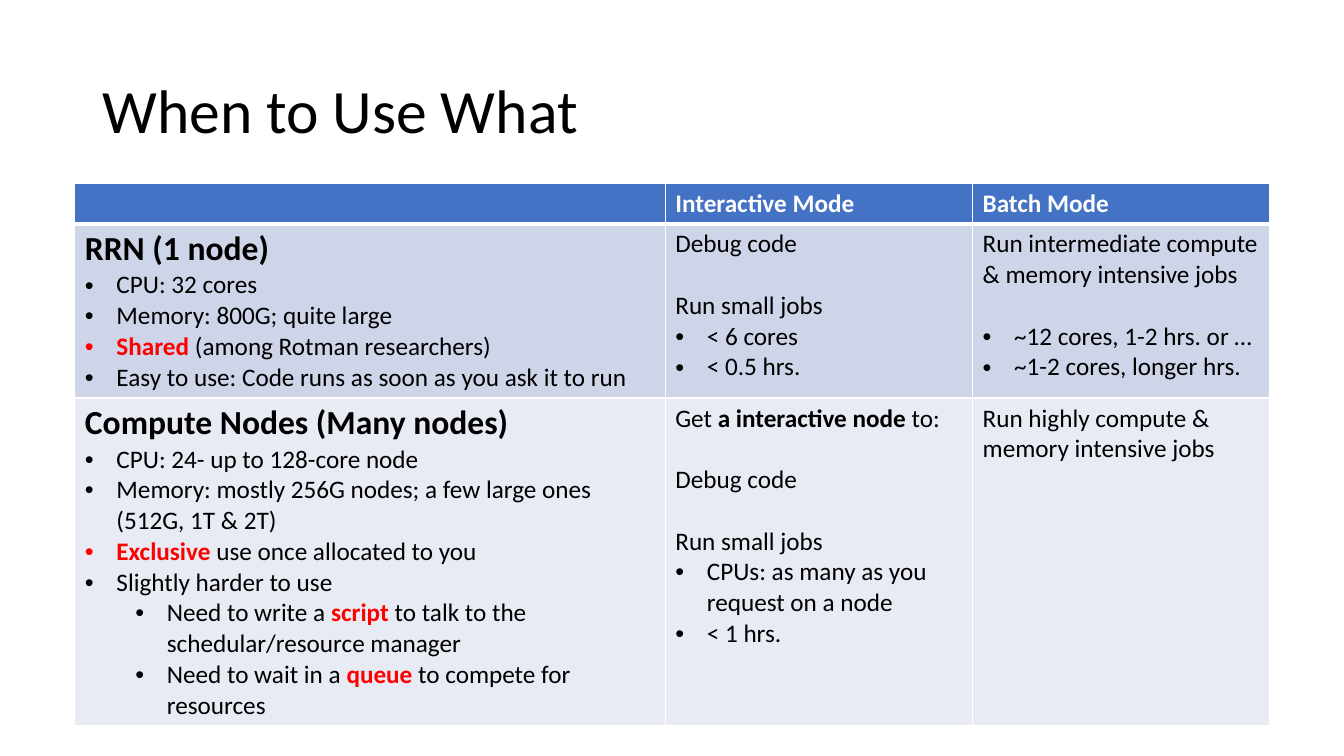
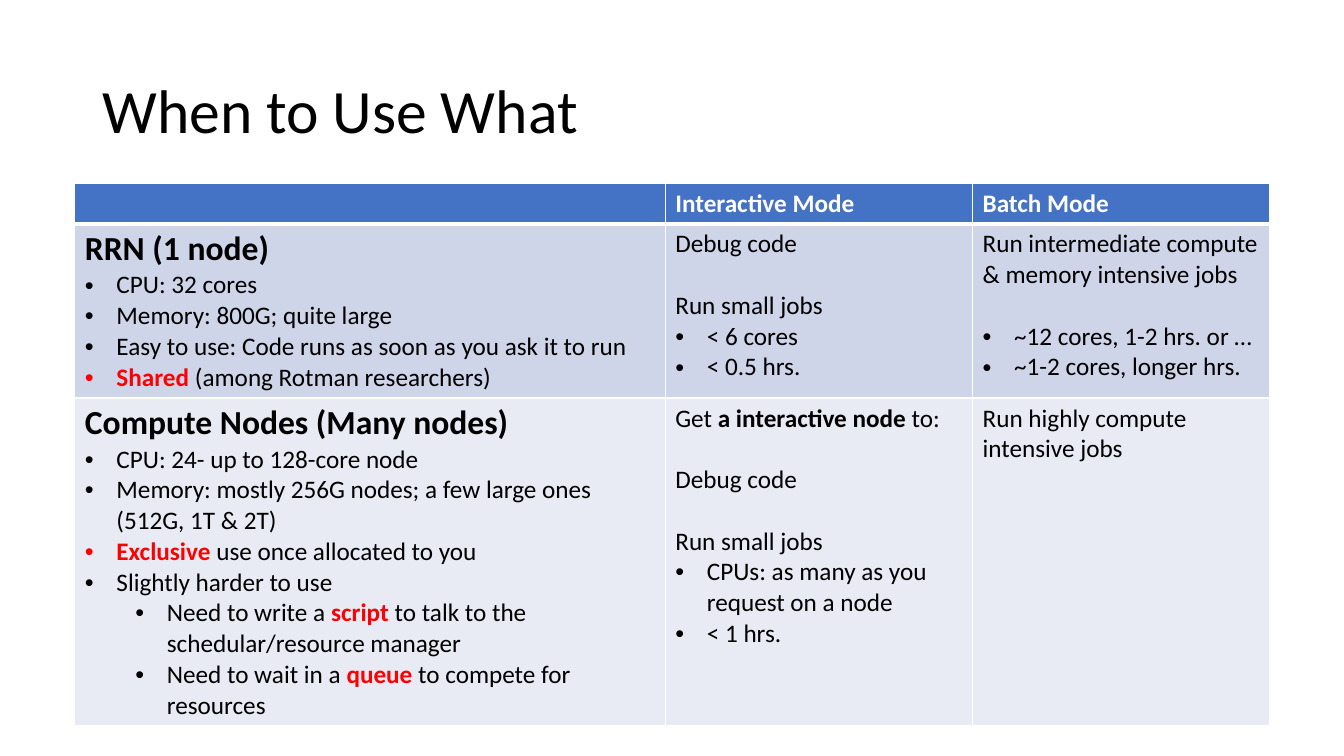
Before and after one commit to tdmdal/rrn-workshop, a slide deck: slide 25 of rrn_intro.pptx. Drawn at 1344x756 pixels with LibreOffice and Linux fonts; fonts in the diff are those of the drawing. Boxes give left, top, right and bottom in pixels: in the first picture for what was removed or moved away, otherwise in the second. Text is boxed around its words. In the diff, an @@ line names an element or a change of style, - is before the commit and + after.

```diff
--- a/rrn_intro.pptx
+++ b/rrn_intro.pptx
@@ table at <box>75,184,1270,719</box> @@
-row 2, column 1: RRN (1 node) / CPU: 32 cores / Memory: 800G; quite large / Shared (among Rotman researchers) / Easy to use: Code runs as soon as you ask it to run
+row 2, column 1: RRN (1 node) / CPU: 32 cores / Memory: 800G; quite large / Easy to use: Code runs as soon as you ask it to run / Shared (among Rotman researchers)
-row 3, column 3: Run highly compute & memory intensive jobs
+row 3, column 3: Run highly compute intensive jobs
```
Also in this commit, not shown: 6 other slides changed, 10 slides added, 2 other files.
